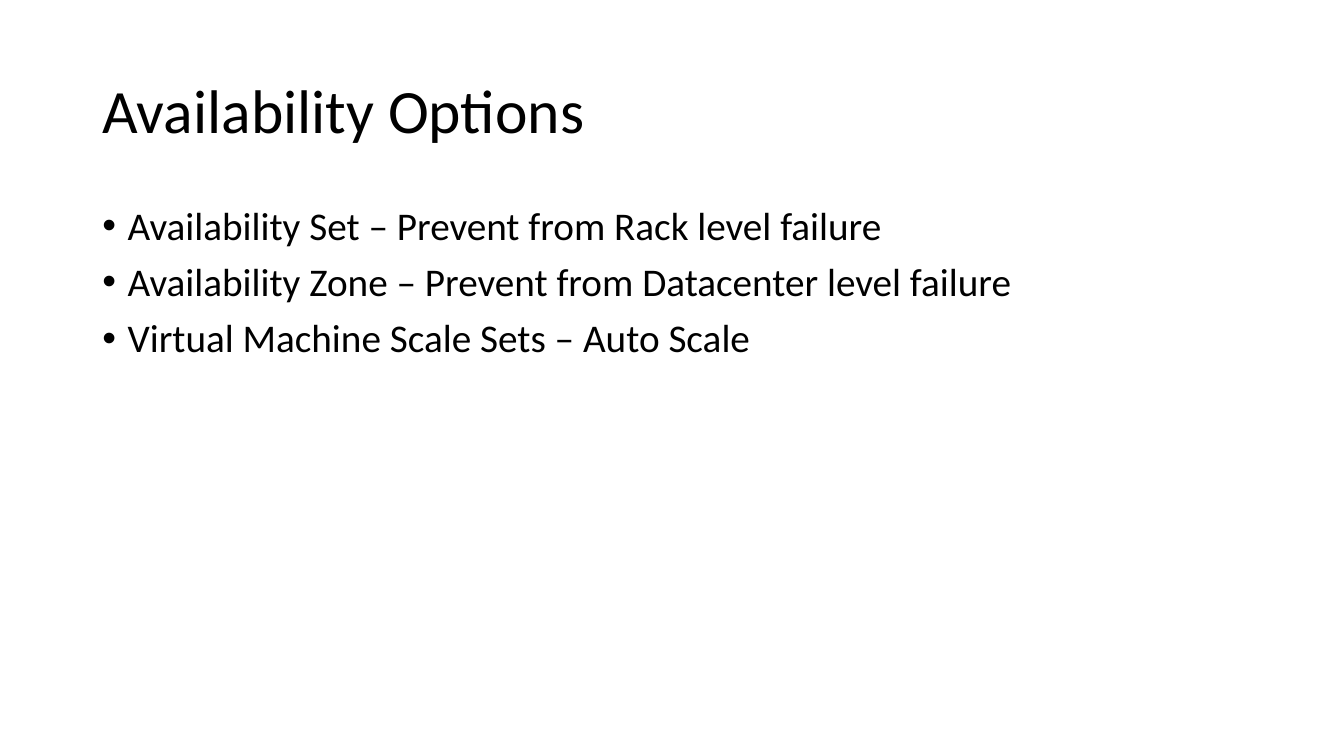
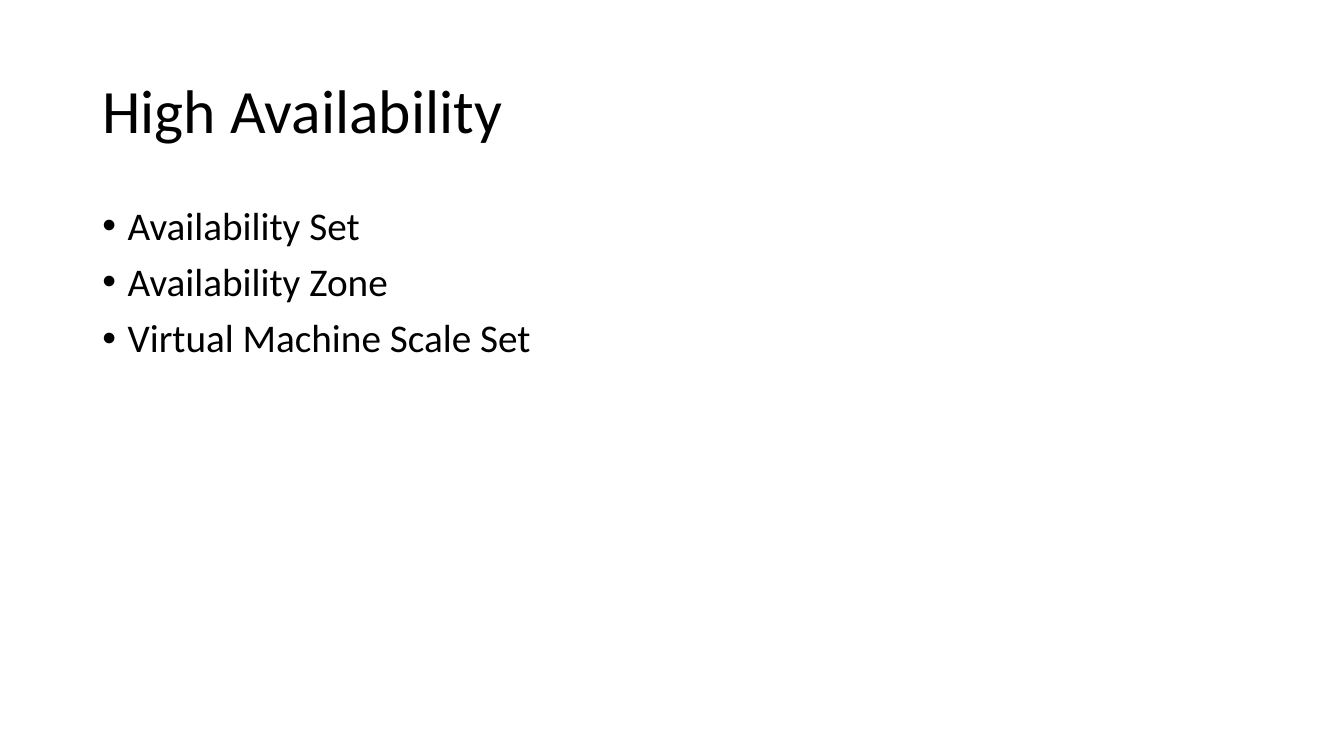
Before and after one commit to ayushrathi15/9July-AZ104, a slide deck: slide 18 of Azure Virtual Machines.pptx (slide 16 before the commit). Drawn at 1344x756 pixels with LibreOffice and Linux fonts; fonts in the diff are those of the drawing. Boxes give left, top, right and bottom in pixels: in the first picture for what was removed or moved away, otherwise in the second. Text is boxed around its words. In the diff, an @@ line names an element or a change of style, - is before the commit and + after.

```diff
--- a/Azure Virtual Machines.pptx
+++ b/Azure Virtual Machines.pptx
@@ title at [102,90,502,144]: text changed @@
-Availability Options
+High Availability
@@ text at [128,212,530,353]: text changed @@
-• Availability Set – Prevent from Rack level failure
-• Availability Zone – Prevent from Datacenter level failure
-• Virtual Machine Scale Sets – Auto Scale
+• Availability Set
+• Availability Zone
+• Virtual Machine Scale Set
```
Also in this commit, not shown: 13 other slides changed, 9 slides added, 1 slide removed.
